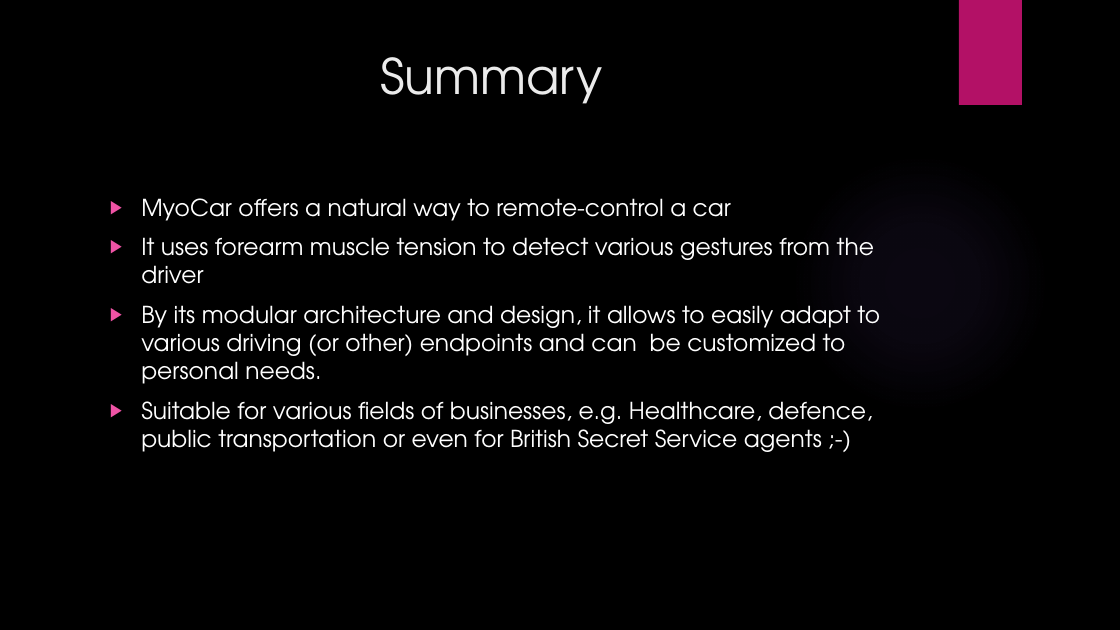
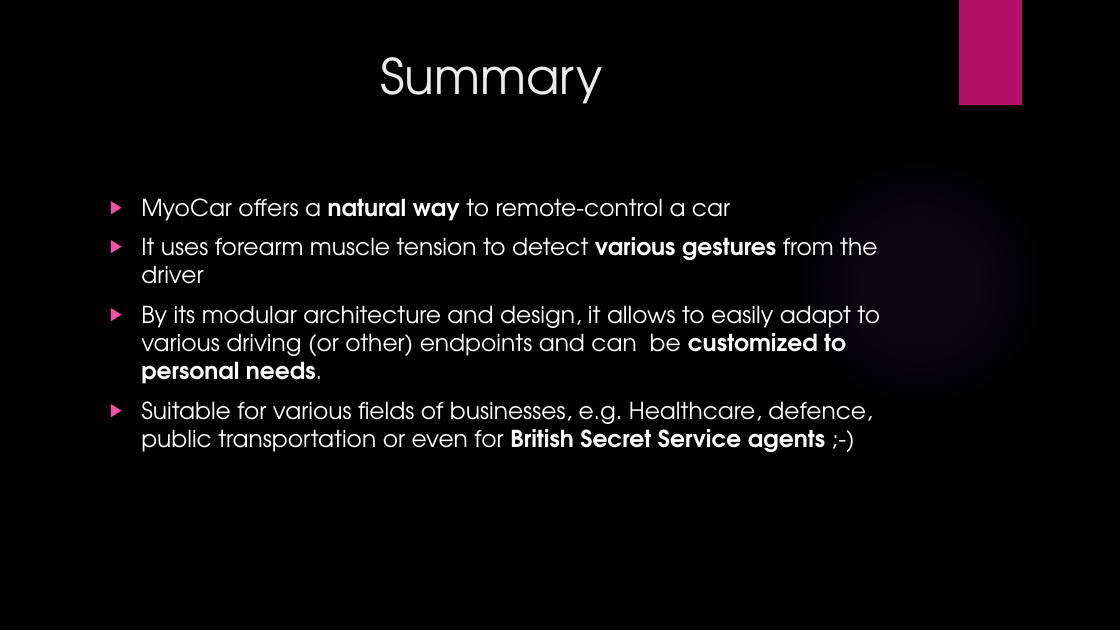
Before and after one commit to Tineler/Myo-Car-Control, a slide deck: slide 8 of Myo-Car_Amag.pptx. Drawn at 1120x630 pixels with LibreOffice and Linux fonts; fonts in the diff are those of the drawing; background and template pictures are left out. Boxes give left, top, right and bottom in pixels: in the first picture for what was removed or moved away, otherwise in the second. Text is boxed around its words. In the diff, an @@ line names an element or a change of style, - is before the commit and + after.

```diff
--- a/Myo-Car_Amag.pptx
+++ b/Myo-Car_Amag.pptx
@@ text "MyoCar offers a natural way ..." at (141,198,880,452): bold on in "natural way", "various gestures", "customized to personal needs.", "British Secret Service agents" @@
```
Also in this commit, not shown: 2 other slides changed, 1 slide added, 1 slide removed, 1 other file.
